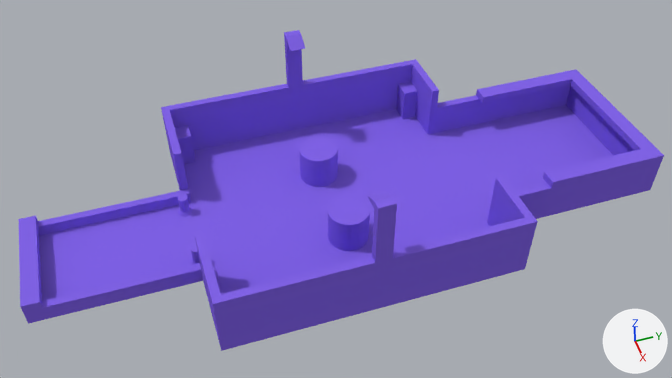
One commit to the Blender file caddy.blend: the scene before it, then after it.
Both versions are drawn from the file's camera 'Camera'. Arrows for +X, +Y and +Z are at lower right; the lights stay in place.
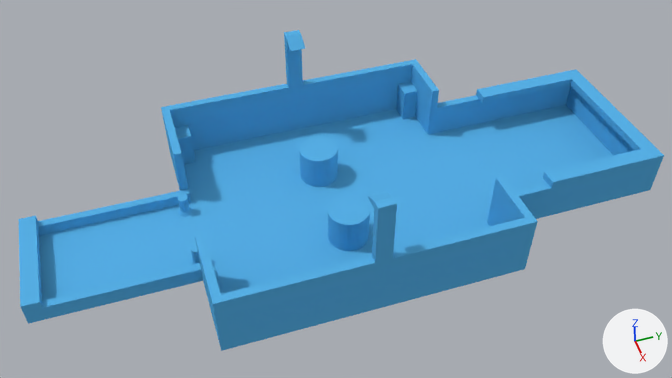
Commit message: correct caddy image:

Location of each change, [x1, y1, x2, y2] in pixels of the pictures (672 x 378 px):
'Plane.001', recoloured: [18, 30, 664, 351] in both
'Cylinder', recoloured: [299, 136, 370, 251] in both
'Plane.003', recoloured: [175, 82, 418, 164] in both
'Cylinder.001', recoloured: [178, 194, 200, 265] in both

The change, as a list of edits to the scene's bpy script:
```text
Change mat_material:
    mat_material.base_color: (0.221, 0.126, 0.8) -> (0.0964, 0.438, 0.8)  # blue #8163e7 -> blue #57b1e7
```
